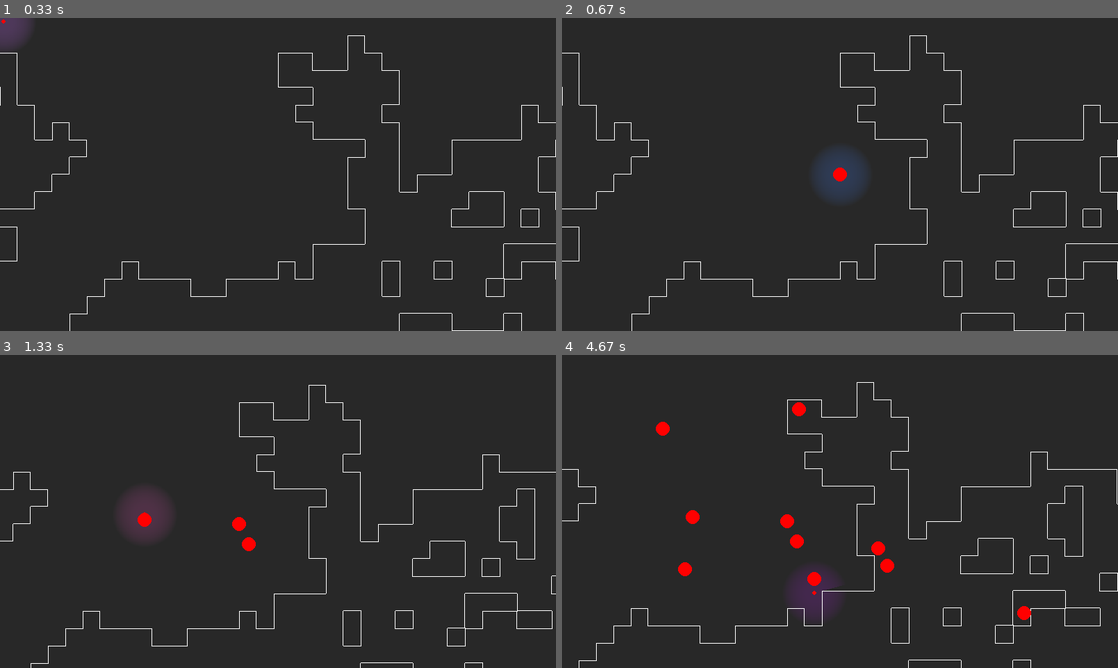
Above: before the commit, frames 1-4 (two rows, left to right).
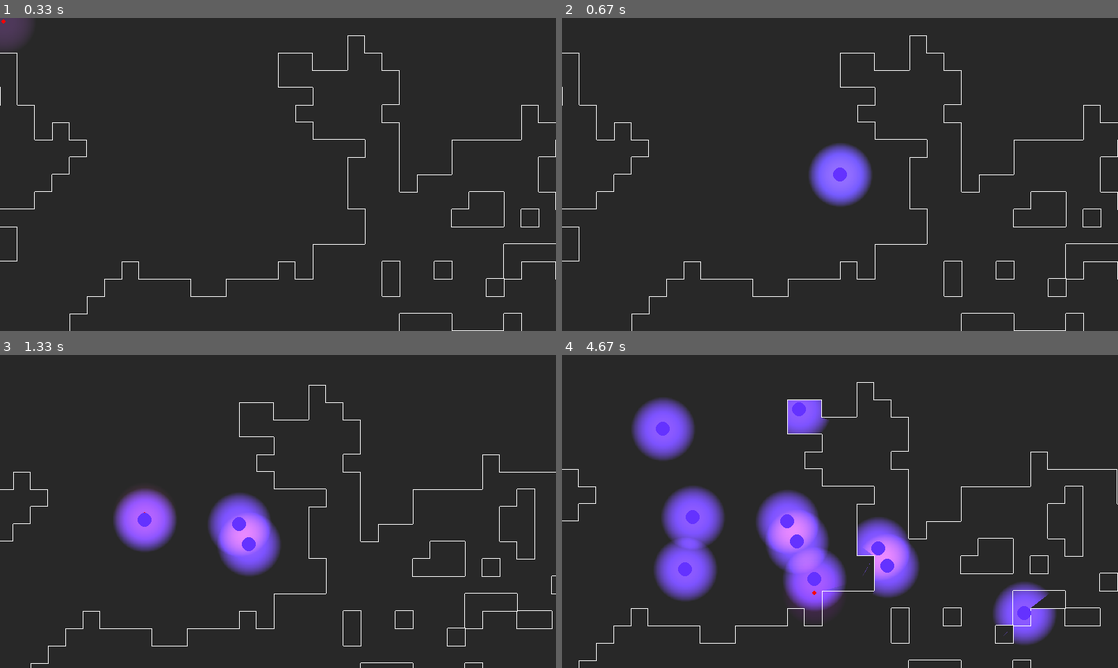
Above: after the commit, the same moments.

Repository: Sarvesh-Mk/pyweek_35
Game: pygame game, started from main.py
Same seed, same stepped clock (60 frames per second), same inputs: the game is played once before the commit and once after it.
Inputs (mouse positions are in pixels of both pictures, inside the frame that each line leads up to):
- Up to frame 1 (0.33 s): no input
- Up to frame 2 (0.67 s): click (840, 174) at 0.38 s
- Up to frame 3 (1.33 s): hold D 0.67-1.13 s; click (278, 530) at 0.75 s; hold W from 1.17 s (still down); click (144, 514) at 1.25 s
- Up to frame 4 (4.67 s): release W at 1.47 s; hold D 1.5-1.97 s; click (895, 580) at 1.58 s; hold A 2-2.53 s; click (667, 583) at 2.08 s; hold S 2.57-2.87 s; click (1045, 621) at 2.65 s; hold A 2.9-3.3 s; click (906, 539) at 2.98 s; hold W 3.33-3.7 s; click (851, 405) at 3.42 s; hold D 3.73-4.37 s; click (706, 448) at 3.82 s; hold S from 4.4 s (still down); click (812, 592) at 4.48 s

Frame 1 is identical in both runs. In frame 2, 1.8% of the frame differs, in the area x 44-56%, y 40-60%; in frame 3, 4.3%; in frame 4, 13%, in the area x 12-89%, y 13-93%.

Commit message:
add tower with light on click.

Diff:
--- a/generated_map_1.txt
+++ b/generated_map_1.txt
@@ -1,50 +1,50 @@
-0000000000000000000000000000000000000000111110000000011111100001110000000000000000000000000000000000
-0000000000000000000000000000000000000001111110000000111111100111111000000000000000000000000000000000
-0000000000000000000000000000000000000011111110000000111111100111111000000000000000000000000000000000
-0000000000000000000000000000000000000011111111111111111111101111111000000000000000000000000000000000
-0000000000000000000000000000000000000000111110100111111111101111110000000000000000000000000000000000
-0000000000000000000000000000000000000000000110000111111011111111110000000000000000000000000000000000
-0000000000000000000000000000000000000110000111000011101000111111111000000000000000001110000000000000
-0000000000000000000000000000000000001110011111000011100000011011100000000000000000001011100000000000
-0000000000000000000000000000000000001111110000000000000000010010000000000000000000001010000000000000
-0000000000000000000000000000000000000100000000000000000000000010000011100000000000001110000000000000
-0000000000000000000000000000000000000111111000000000000000000010000010110000100000001111000000000000
-0000000000000000000000000000000000001100010000000000000000001110000110111111100001111111000000000000
-0000000000000000000000000000000000000100111100000000000000001100010100110011110001111110000000000000
-0000000000000000000000000000000000000000001100000000000000001111111100011011111111111100000000000000
-0000000000000000000000000000000000000000001010000000000000000111111110111111111011111100000000000000
-0000000000000000000000000000000000000000001111111100000000000110011000110111111111111000000000000000
-0000000000000000000000000000000000000000001111111100000000000000000000110010110111001000000000000000
-0000000000000000000000000000000000000000001111111000000000000000000001110011111111010000000000000000
-0000000000000000000000000000000000000000111111111000000000000000000001110110111111111100000000000000
-0000000000000000000000000000000000000000111110000000000000000000000111000011111111111101011100000000
-0000000000000000000000000000000000000000001100000000000000000000000011000111111111111111111110000000
-0000000000000000000000000000000000001101011110000000000000000000000011000001110010111110111110000000
-0000000000000000000000000000000001111111111111111000000000000000000010000011110000101111111110101000
-0000000000000000000000000000000011011111111111111101000000000000000110111111100001111111100111111111
-0000000000000000000000000000000111001111111111111111100000000000000111111111110001111111111101111111
-0000000000000000000000000000000111111111111111111111100000000000000011101110000000011111111111111111
-0000000000000000000000000000000011111111111111111111100000000000000010001100000000111111101111111111
-0000000000000000000000000000000001111111111111111111000000000000000000000000110001111111111111111110
-0000000000000000000000000000000001111111111111111111000000000000000000000000011111111111111111111110
-0000000000000000000000000000000000001100001111111100000000000000000000000000011111111111111111111111
-0000000000000000000000000000000000000000001111111111000000000000000000111001111111111111111111011111
-0000000000000000000000000000000000000000111111111000000000000000000000110111111111111111111111111111
-0000000000000000000000000000000000000000011111111100000000000000000111110111001111111111111111111111
-0000000000000000000000000000000000000001111111111100000000000000111111111011011110111111111110011111
-0000000000000000000000000000000000001101111111111100000000000111111111111111111111111111111111110111
-0000000000000000000000000000000000001111111111111000000000000111101111111111111111111111111111111001
-0000000000000000000000000000000000001111111101101000000000001111111101111111111111111111111110111100
-0000000000000000000000000000000000000111111111100000000000001111111101111111111111111111111000010000
-0000000000000000000000000000000000000011110000000000000000001111111111111111101111111111111111110000
-0000000000000000000000000000000000001111111000000000000000000111110011111111111111111111111101110000
-0000000000000000000000000000000000001111111000000000000000000111110011111111111111110111111111100000
-0000000000000000000000000000000000001111100000000000000000000111111111111111111111111111111001100000
-0000000000000000000000000000000000000011000000000000000000011111111111111111111111110111110001111000
-0000000000000000000000000000000000000001000000000000000000111100111111111111111111111111111001011100
-0000000000000000000000000000000000000000000000000000000000011100111111111111111110011111111001111110
-0000000000000000000000000000000000000000000000000000000001111111111111111111111000000011110000001110
-0000000000000000000000000000000000000000000000000000000001111111111100111111110000000011011100011110
-0000000000000000000000000000000000000000000000000000000001111011111100111111100000000011000111011100
-0000000000000000000000000000000000000000000000000000000011111111111111111111000000000000000001110100
-0000000000000000000000000000000000000000000000000000000011111111111111111111110000000000000000000100
+0000000000000000000000000000000000000000000000000000000111110110011111000000000000000000000011011111
+0000000000000000000000000000000000000000000000000000000110011111111111100000000000000000000001111111
+0000000000000000000000000000000000000000000000000000101110111111111111110000000000010000000111111111
+0000000000000000000000000000000000000000000000000001111111111111111111111000000000111000000111111111
+0000000000000000000000000000000000000000000000000000111111111111111111111000000000111000000111111111
+0000000000000000000000000000000000000000000000000000111111111111111111111000000000101000000111111111
+0000000000000000000000000000000000000000000000000000011111110001111100011100000001111111111111111111
+0000000000000000000000000000000000000000000000000000011111110011111111101100000001111111111111111111
+0000000000000000000000000000000000000000000000000000011111111001111111111100000000111111111111111110
+0000000000000000000000000000000000000000000000000000010011111000111111111000000101111111101111111000
+0000000000000000000000000000000000000000000000000000011010001000111111111000000101111111111111000000
+0000000000000000000000000000000000000000000000000000001011000001111111111000111111111110011100000000
+0000000000000000000000000000000000000000000000000001101011100001111111111010111000000011000000000000
+0000000000000000000000000000000000000000000000000011111000110111111111111111111000000001011100000000
+0000000000000000000000000000000000000000000000000011100000011111111111111111111000000001011100000000
+0000000000000000000000000000000000000000000000000010000000000111111111111111100000000001011100000000
+0000000000000000000000000000000000000000000000000011000000000111111111111111100000000011111000000000
+0000000000000000000000000000000000000000000000000011000000000001111111111111000000000011111000000000
+0000000000000000000000000000000000000000000000000011000000000001111111111110000000000111111110000000
+0000000000000000000000000000000000000000000000000111000000000001110011111110000000000111111111000000
+0000000000000000000000000000000000000000000111111111000000000000000001111000000000001111111101000000
+0000000000000000000000000000000000000000001111111110000000000000000000001000000000001111111101000000
+0000000000000000000000000000000000000000001111111100000000000000000000000000000000011011111111000000
+0000000000000000000000000000000000000000001111111100000000000000000000000000000000010001111111100000
+0000000000000000000000000000000000000000011111111100000000000000000000000000000000010001111111100000
+0000000000000000000000000000000000000000011111111110000000000000001110100000000000111000111110000000
+0000000000000000000000000000000000000000011111111000000000000000011111101111111101111000111110000000
+0000000000000000000000000000000000000000011111111000000000000000011111111100000111110001110110000000
+0000000000000000000000000000000000000000000011110000000000000000011111110110001111110000110000000000
+0000000000000000000000000000000000000000000000110000000000000000010111011110000000000000000000000000
+0000000000000000000000000010000110000000000000000000000000000000011111111111100000000000000000000000
+0000000000000110000000001111000011110000000000000000000111111111101111111111100000000000000000000000
+0000000111001110111000000101110111110000000000000000000111111111111111111110000000000000000000000000
+0000000011101111110000001111110111110000000000000000001110111111111111001100000000000000000000000000
+0000000011111111111111011111111111100000000000000000000110000111111110000000000000000000000000000000
+0000000000111111111111111111111111111111000000000000001100000000111000000000000000000000000000000000
+0000001111111111111111111111001000001111000000001100001100000001111100000000000000000000000000000000
+0000111111111111110111111111000000000101000000001111101000001111111100000000000000000000000000000000
+0001111111111111111111111111100000111011000000011111111000001110111100000000000000000000000000000000
+0001111111111101111110001111110000011110000111011111111111101111111101111000000000000000000000000000
+0111110111111111001101001111100000000111001111111111111111111111111111010000000000000000000000000000
+0011100111111111100001111010000000000001011111111111110001011011111111111100000000000000000000000000
+0000000111111111111101111011000000000001111111111111110001011100011111111000000000000000000000000000
+0000000111111111111110101111000000000001111111111111110111001110001111111000000000000000000000000000
+0000000001111111111110111011000000000111111111111111110000001110001111111000000000000000000000000000
+0000000000001111111110111111100000000111111111111110000000000100001111110000000000000000000000000000
+0000000000000001001110111111000000000011111111111111000000000111111111110000000000000000000000000000
+0000000000000000000111111111000000000000111111110010000000000001010111111000000000000000000000000000
+0000000000000000000111111111100000000000011111111110000000000000011111111000000000000000000000000000
+0000000000000000000011011110000000000000011111111110000000000000001111000000000000000000000000000000
--- a/lights/lights.py
+++ b/lights/lights.py
@@ -26,9 +26,9 @@
         # A list of lights that will be used to light up entities
         self.entity_lights = []
 
-    def add_entity_light(self, entity):
+    def add_entity_light(self, entity, offset):
         # create a light for the entity
-        light = lighting.Light([0, 0], 80, self.light_img, entity.light_color, 255)
+        light = lighting.Light([entity.x + offset[0], entity.y + offset[1]], 80, self.light_img, entity.light_color, 255)
         # add the light to the light box
         light_id = self.light_box.add_light(light)
         # add the light to the list of entity lights
@@ -63,3 +63,8 @@
             self.light_box.get_light(light).position = [offset[0] + mx + self.mouse_light_offsets[i][0], offset[1] + my + self.mouse_light_offsets[i][1]]
             self.light_box.get_light(light).set_size(50)
             # self.light_box.get_light(light).set_size(int((1 + math.sin(timer / 15)) * 40 + 50))
+
+        for entity, light in self.entity_lights:
+            self.light_box.get_light(light).position = [entity.x, entity.y]
+            self.light_box.get_light(light).set_size(entity.light_size)
+            self.light_box.get_light(light).set_color(entity.light_color, True)
--- a/main.py
+++ b/main.py
@@ -7,6 +7,7 @@
 from controls import Controls
 from lights.lights import Lights
 from towers.tower_manager import Tower_manager
+
 
 class Game:
     def __init__(self):
@@ -84,12 +85,11 @@
             self.controls.keyboard_input(event)
             mouse_event = self.controls.mouse_input(event)
             if mouse_event == 1:
-                self.tower_manager.add_tower(self.offset)
+                self.tower_manager.add_tower(self.offset, self.lights)
 
 
-
-
-g = Game()
-while True:
-    g.new()
-    g.run()
+if __name__ == "__main__":
+    g = Game()
+    while True:
+        g.new()
+        g.run()
--- a/towers/tower.py
+++ b/towers/tower.py
@@ -6,7 +6,8 @@
         self.x = x
         self.y = y
         self.radius = radius
-        self.color = color
+        self.light_color = color
+        self.light_size = 50
 
     def draw(self, screen, offset):
-        pygame.draw.circle(screen, self.color, (self.x - offset[0], self.y - offset[1]), self.radius)
+        pygame.draw.circle(screen, self.light_color, (self.x - offset[0], self.y - offset[1]), self.radius)
--- a/towers/tower_manager.py
+++ b/towers/tower_manager.py
@@ -5,10 +5,11 @@
     def __init__(self):
         self.tower_list = []
 
-    def add_tower(self, offset):
+    def add_tower(self, offset, lights):
         mx, my = pygame.mouse.get_pos()
-        tower = Tower(mx + offset[0], my + offset[1], 10, (255, 0, 0))
+        tower = Tower(mx + offset[0], my + offset[1], 10, (100, 50, 255))
         self.tower_list.append(tower)
+        lights.add_entity_light(tower, offset)
 
     def draw(self, screen, offset):
         for tower in self.tower_list:
